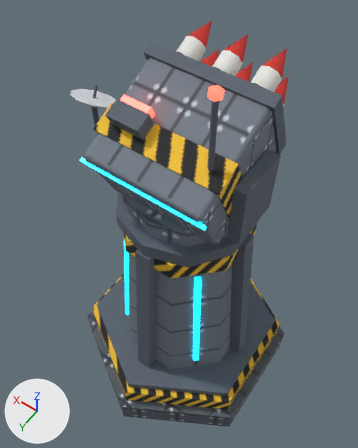
An edit to the glTF model game/assets/models/tower_l7.glb, drawn before and after from the same camera.
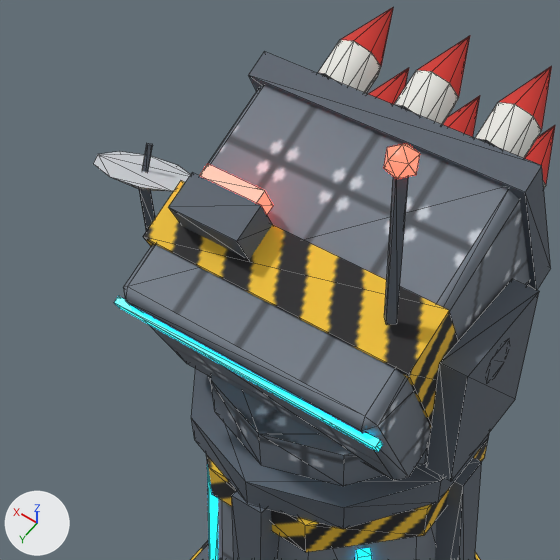
Old and new are each drawn whole from a camera (50 mm lens) standing at (-0.327, 0.483, 1.238) and looking at (0.025, -0.011, 0.461) and again close up on the part from 7% to 81% of the width and 4% to 63% of the height. The axes (+X, +Y, +Z) are drawn at lower left. The lights are the same throughout. The last two pictures show the newer version. The close-ups show mesh edges as thin lines. Vertices at exactly the same position are counted once.

Objects in the first close-up: 'tower_l7'.
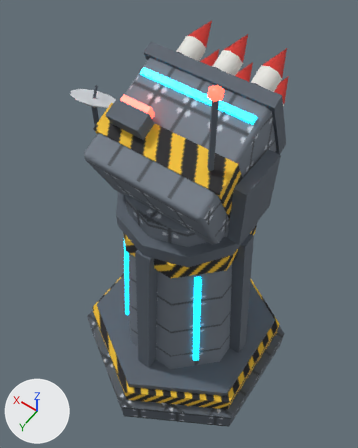
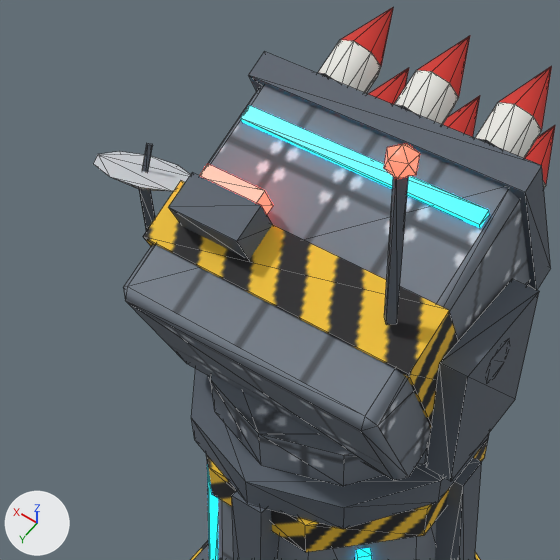
What changed in the scene script:
```text
Change me_cylinder:
    where me_cylinder.from_pydata(...)  # 617 vertices, 1086 faces; spans x -0.221..0.221, y -0.255..0.255, z 0.0..0.886
    used by ob_tower_l7; location = (0.0, 0.0, 0.0)
    me_cylinder part 1
    me_cylinder.vertices[581].co: (-0.114, 0.118, 0.691) -> (-0.1, -0.024, 0.78)  # pixel (382, 444) -> not seen
    me_cylinder.vertices[582].co: (-0.114, 0.122, 0.7) -> (-0.1, -0.022, 0.786)  # pixel (380, 439) -> pixel (488, 210)
    me_cylinder.vertices[583].co: (-0.114, 0.123, 0.689) -> (-0.1, -0.013, 0.775)  # pixel (378, 452) -> not seen
    me_cylinder.vertices[584].co: (-0.114, 0.127, 0.698) -> (-0.1, -0.011, 0.781)  # pixel (375, 447) -> pixel (479, 224)
    me_cylinder.vertices[585].co: (0.114, 0.118, 0.691) -> (0.1, -0.024, 0.78)
    me_cylinder.vertices[586].co: (0.114, 0.122, 0.7) -> (0.1, -0.022, 0.786)  # pixel (118, 295) -> pixel (249, 105)
    me_cylinder.vertices[587].co: (0.114, 0.123, 0.689) -> (0.1, -0.013, 0.775)  # pixel (119, 308) -> not seen
    me_cylinder.vertices[588].co: (0.114, 0.127, 0.698) -> (0.1, -0.011, 0.781)  # pixel (113, 302) -> pixel (240, 118)
```

Changed parts and their boxes (x1, y1, x2, y2) in the close-ups (560 x 560 px; the box of a moved part takes in the faces that stretch with it):
part 1 of me_cylinder, moved or reshaped: before (114, 296, 383, 452); after (240, 105, 489, 228)
